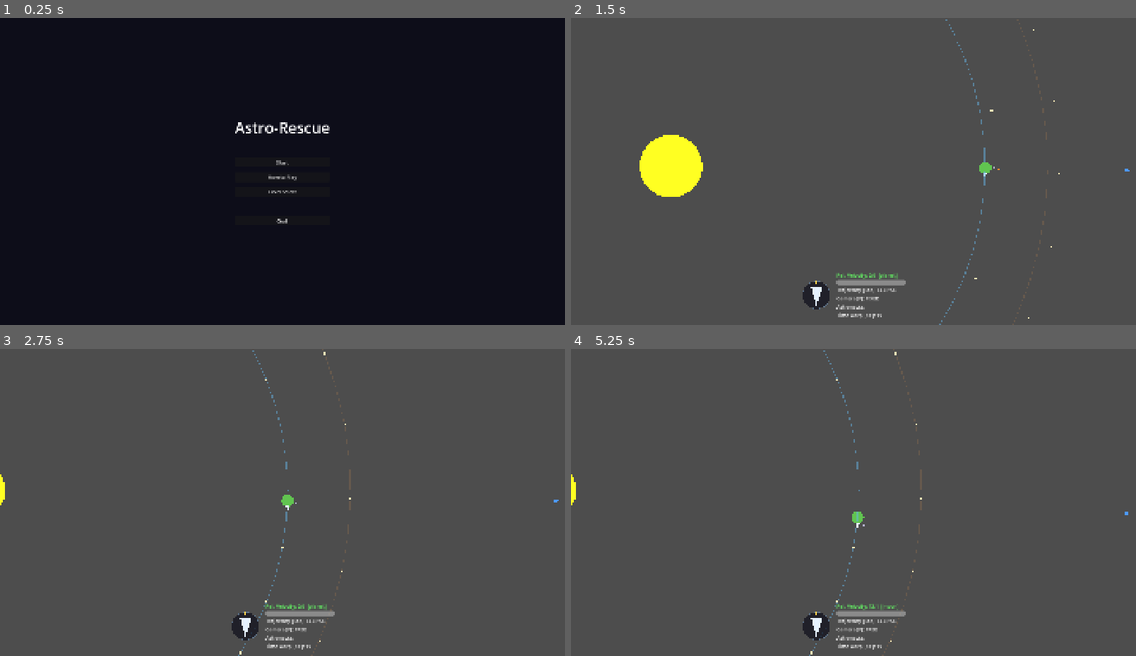
Above: before the commit, frames 1-4 (two rows, left to right).
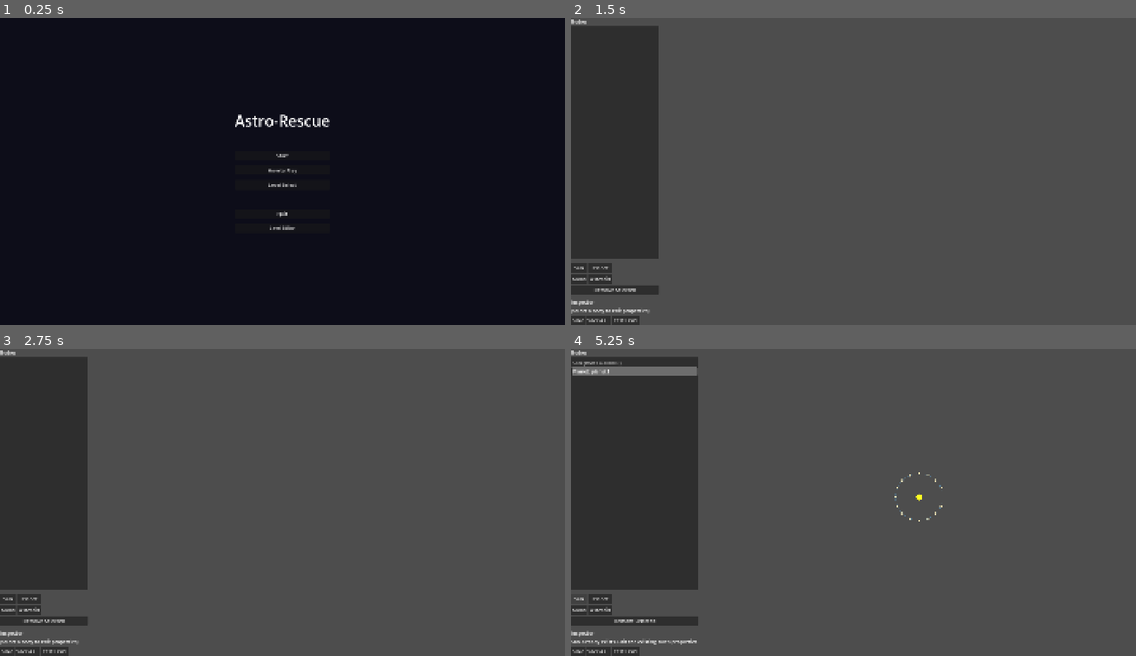
Above: after the commit, the same moments.

Repository: swan-eternal/astrorescue
Game: Godot game, scene res://scenes/main_menu.tscn
The game is run twice, just before and just after one commit, with the same random seed, the same clock (stepped at 60 frames per second) and the same inputs.
Inputs (mouse positions are in pixels of both pictures, inside the frame that each line leads up to):
- Up to frame 1 (0.25 s): no input
- Up to frame 2 (1.5 s): click (853, 229) at 0.5 s, where only the run after the commit has a clickable "Level Editor"; click (853, 162) at 1.25 s, where only the run before the commit has a clickable "Start"
- Up to frame 3 (2.75 s): move the mouse to (406, 487) at 2.02 s; hold D (rotate_right) from 2.03 s (still down); tap F (toggle_free_camera) at 2.1 s; click (406, 487) at 2.17 s
- Up to frame 4 (5.25 s): release D (rotate_right) at 2.75 s; click (576, 597) at 2.75 s, where only the run after the commit has a clickable "Sun"; click (576, 554) at 3.5 s, where only the run after the commit has a clickable "Sun"; click (599, 597) at 4.25 s, where only the run after the commit has a clickable "Planet"; click (576, 428) at 5 s, where only the run after the commit has a clickable "Sun"

The runs differ from the first frame. In frame 1, 0.9% of the frame differs, in the area x 41-59%, y 31-70%; in frame 2, 16%; in frame 3, 14%; in frame 4, 20%, in the area x 0-99%, y 0-100%.

Commit message:
feat(main_menu): launch level editor from main menu
Adds a 'Level Editor' button under the Quit button on the main menu,
smaller font (14px) to mark it as a dev/secondary action. Clicking
swaps to res://tools/level_editor/level_editor.tscn.

ResourceLoader.exists() guards the scene change so a future build
that excludes tools/level_editor/ no-ops cleanly with a push_warning
instead of crashing on a missing scene.

Note: export_presets.cfg currently has an empty exclude_filter, so
the editor scene WILL ship in release builds until that filter is
set. Out of scope here — flagging for future.

Diff:
--- a/scenes/main_menu.tscn
+++ b/scenes/main_menu.tscn
@@ -67,6 +67,12 @@
 text = "Quit"
 custom_minimum_size = Vector2(220, 0)
 
+[node name="LevelEditorButton" type="Button" parent="CenterContainer/VBoxContainer"]
+layout_mode = 2
+text = "Level Editor"
+custom_minimum_size = Vector2(220, 0)
+theme_override_font_sizes/font_size = 14
+
 [node name="HowToPlayPanel" type="Panel" parent="."]
 layout_mode = 1
 visible = false
--- a/scripts/main_menu.gd
+++ b/scripts/main_menu.gd
@@ -24,6 +24,7 @@
 	$CenterContainer/VBoxContainer/HowToPlayButton.pressed.connect(_on_how_to_play_pressed)
 	$CenterContainer/VBoxContainer/LevelSelectButton.pressed.connect(_on_level_select_pressed)
 	$CenterContainer/VBoxContainer/QuitButton.pressed.connect(_on_quit_pressed)
+	$CenterContainer/VBoxContainer/LevelEditorButton.pressed.connect(_on_level_editor_pressed)
 	close_button.pressed.connect(_on_how_to_play_close)
 
 	# Background music for the menu (and the level picker, which is also a menu).
@@ -69,6 +70,21 @@
 	get_tree().quit()
 
 
+## Level-Editor-button handler: swap to the level editor scene so
+## Jason can author / tweak levels without leaving the running game.
+## The editor scene lives under tools/level_editor/. ResourceLoader.exists
+## guards against a future build that excludes that folder (the
+## level_editor.gd header claims this exclusion; export_presets.cfg
+## doesn't currently set it — when it does, the click no-ops cleanly
+## here instead of crashing on a missing scene).
+func _on_level_editor_pressed() -> void:
+	const LEVEL_EDITOR_SCENE := "res://tools/level_editor/level_editor.tscn"
+	if not ResourceLoader.exists(LEVEL_EDITOR_SCENE):
+		push_warning("Level editor scene not available in this build.")
+		return
+	get_tree().change_scene_to_file(LEVEL_EDITOR_SCENE)
+
+
 ## Find the highest level the player has unlocked (i.e., the most
 ## recent level they can play). Level 1 is always unlocked since
 ## SaveState starts with highest_level_completed = 0. Walks from
